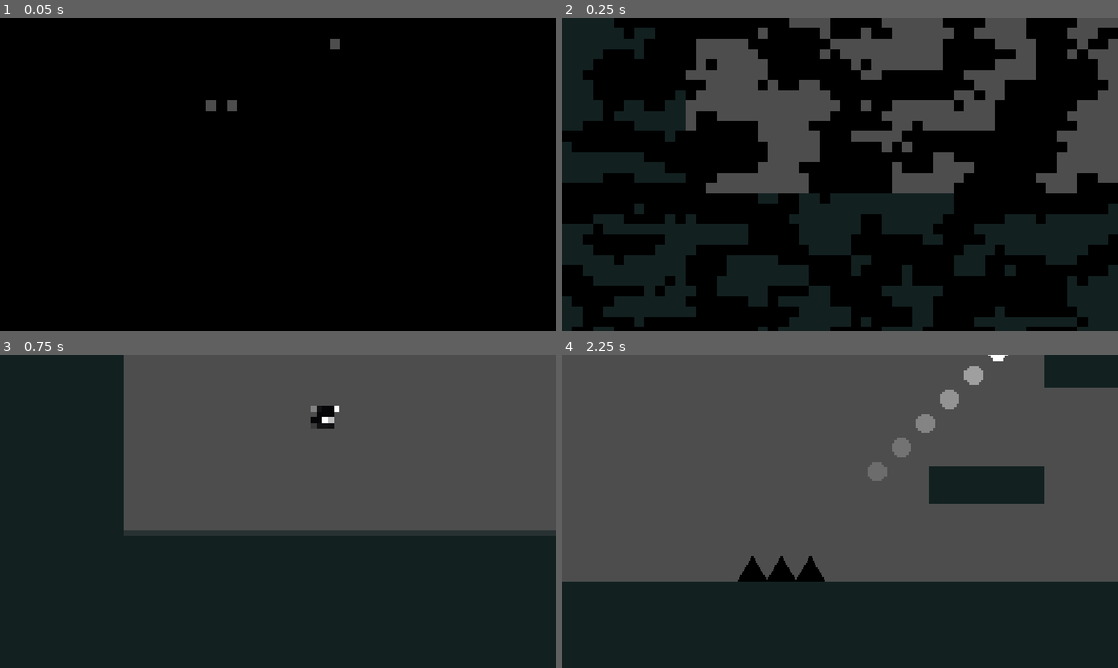
Above: before the commit, frames 1-4 (two rows, left to right).
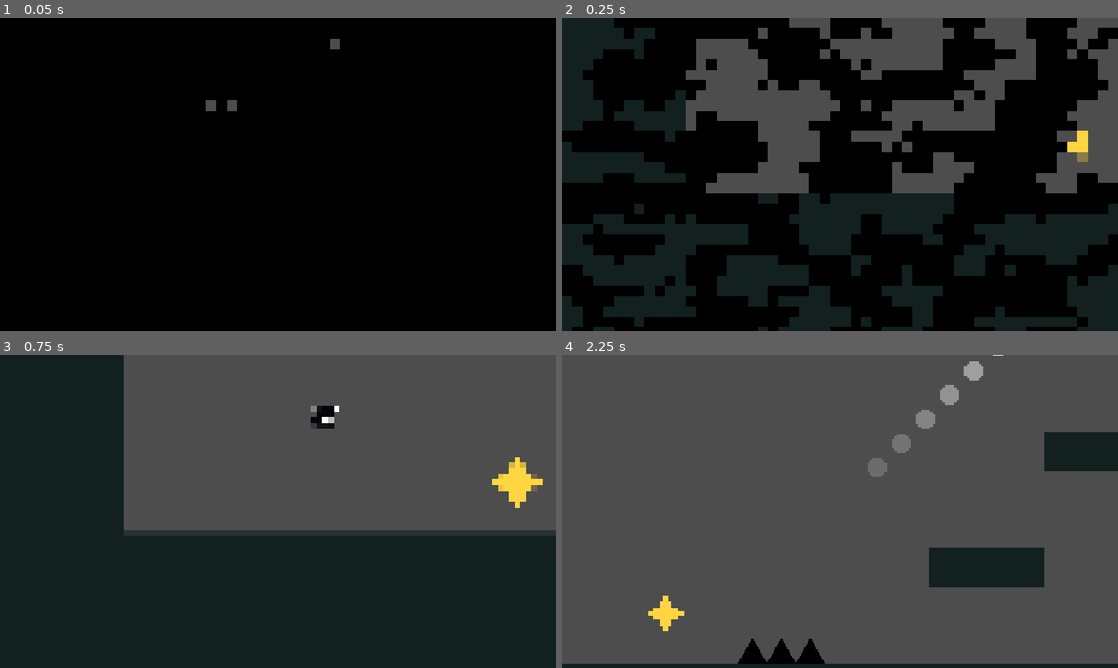
Above: after the commit, the same moments.

Repository: eyo25252525-collab/SPES
Game: Godot game, scene res://scenes/game.tscn
Same seed, same stepped clock (60 frames per second), same inputs: the game is played once before the commit and once after it.
Inputs (mouse positions are in pixels of both pictures, inside the frame that each line leads up to):
- Up to frame 1 (0.05 s): no input
- Up to frame 2 (0.25 s): no input
- Up to frame 3 (0.75 s): move the mouse to (400, 495) at 0.52 s; hold D (right) from 0.53 s (still down); hold Space (jump) from 0.53 s (still down)
- Up to frame 4 (2.25 s): move the mouse to (728, 527) at 1.27 s; release Space (jump) at 1.28 s; tap Shift (dash) at 1.35 s; tap Space (jump) at 1.52, 1.55, 1.82 s; move the mouse to (895, 442) at 2.02 s; release D (right) at 2.03 s; hold A (left) from 2.03 s (still down); hold Right mouse button (roll) from 2.03 s (still down)

Frame 1 is identical in both runs. In frame 2, 0.3% of the frame differs, in the area x 90-95%, y 36-46%; in frame 3, 0.7%; in frame 4, 35%, in the area x 0-100%, y 0-99%.

Commit message:
Ajout Double Jump

Diff:
--- a/scenes/game.tscn
+++ b/scenes/game.tscn
@@ -5,6 +5,7 @@
 [ext_resource type="PackedScene" uid="uid://d2mcwhgtdg1bo" path="res://scenes/fade.tscn" id="3_lnu2h"]
 [ext_resource type="PackedScene" uid="uid://bjqf5hfmnplsg" path="res://scenes/kill_zone.tscn" id="4_lbhrr"]
 [ext_resource type="PackedScene" uid="uid://ix60vykx1pq8" path="res://scenes/spike.tscn" id="5_iywne"]
+[ext_resource type="PackedScene" uid="uid://bxfv3bar04ujw" path="res://scenes/star.tscn" id="6_p57ef"]
 
 [sub_resource type="TileSetAtlasSource" id="TileSetAtlasSource_lnu2h"]
 texture = ExtResource("2_yqjtg")
@@ -20,17 +21,7 @@
 
 @onready var fade: Fade = $\"../Fade\"
 
-# Called when the node enters the scene tree for the first time.
-func _ready() -> void:
-	pass # Replace with function body.
-
-
-# Called every frame. 'delta' is the elapsed time since the previous frame.
-func _process(delta: float) -> void:
-	pass
-
-
-func _on_area_2d_area_entered(area: Area2D) -> void:
+func _on_area_2d_area_entered(_area: Area2D) -> void:
 	fade.animation_player.play(\"fade_in\")
 	await fade.animation_player.animation_finished
 	get_tree().reload_current_scene()
@@ -43,17 +34,6 @@
 [node name="Player" parent="." unique_id=272197465 instance=ExtResource("1_uwrxv")]
 position = Vector2(0, -23)
 collision_layer = 3
-
-[node name="Camera2D" type="Camera2D" parent="Player" unique_id=1598183526]
-zoom = Vector2(5, 5)
-limit_bottom = 40
-limit_smoothed = true
-position_smoothing_enabled = true
-drag_horizontal_enabled = true
-drag_vertical_enabled = true
-drag_top_margin = 0.6
-editor_draw_limits = true
-editor_draw_drag_margin = true
 
 [node name="TileMap" type="TileMap" parent="." unique_id=621713518]
 tile_set = SubResource("TileSet_8llua")
@@ -127,3 +107,9 @@
 
 [node name="Spike20" parent="." unique_id=937907127 instance=ExtResource("5_iywne")]
 position = Vector2(584, -7)
+
+[node name="Star" parent="." unique_id=1229019663 instance=ExtResource("6_p57ef")]
+position = Vector2(1367, -106)
+
+[node name="Star2" parent="." unique_id=318109961 instance=ExtResource("6_p57ef")]
+position = Vector2(99, -37)
--- a/scenes/player.tscn
+++ b/scenes/player.tscn
@@ -257,6 +257,7 @@
 color_ramp = SubResource("GradientTexture1D_qhqgy")
 
 [node name="Spes" type="CharacterBody2D" unique_id=272197465]
+z_index = 1
 script = ExtResource("1_g2els")
 
 [node name="DashParticles" type="GPUParticles2D" parent="." unique_id=1826094889]
@@ -294,6 +295,17 @@
 amount = 15
 process_material = SubResource("ParticleProcessMaterial_8llua")
 
+[node name="Camera2D" type="Camera2D" parent="." unique_id=1329324376]
+zoom = Vector2(5, 5)
+limit_bottom = 40
+limit_smoothed = true
+position_smoothing_enabled = true
+drag_horizontal_enabled = true
+drag_vertical_enabled = true
+drag_top_margin = 0.6
+editor_draw_limits = true
+editor_draw_drag_margin = true
+
 [connection signal="body_entered" from="Area2D" to="." method="_on_area_2d_body_entered"]
 [connection signal="body_exited" from="Area2D" to="." method="_on_area_2d_body_exited"]
 [connection signal="timeout" from="Timer" to="." method="_on_timer_timeout"]
--- /dev/null
+++ b/scenes/star.tscn
@@ -0,0 +1,37 @@
+[gd_scene format=3 uid="uid://bxfv3bar04ujw"]
+
+[ext_resource type="Texture2D" uid="uid://dh2rjgpj7fcas" path="res://assets/Stars/NormalStar.png" id="1_mcqwg"]
+[ext_resource type="Script" uid="uid://dwdnk3vdm4gmr" path="res://scripts/star.gd" id="2_j6vao"]
+
+[sub_resource type="CircleShape2D" id="CircleShape2D_1vivr"]
+radius = 7.0
+
+[sub_resource type="ParticleProcessMaterial" id="ParticleProcessMaterial_j6vao"]
+lifetime_randomness = 1.0
+particle_flag_disable_z = true
+emission_shape = 3
+emission_box_extents = Vector3(3, 1, 1)
+angle_min = -720.0
+angle_max = 720.0
+gravity = Vector3(0, 20, 0)
+scale_max = 2.0
+color = Color(1, 0.8352941, 0.25490198, 1)
+hue_variation_min = 0.089999974
+hue_variation_max = 0.089999974
+
+[node name="Star" type="Sprite2D" unique_id=1229019663]
+texture = ExtResource("1_mcqwg")
+script = ExtResource("2_j6vao")
+
+[node name="Area2D" type="Area2D" parent="." unique_id=1389467023]
+
+[node name="CollisionShape2D" type="CollisionShape2D" parent="Area2D" unique_id=936433441]
+shape = SubResource("CircleShape2D_1vivr")
+
+[node name="StarParticles" type="GPUParticles2D" parent="." unique_id=653409332]
+visible = false
+z_index = -1
+scale = Vector2(2.5599997, 1)
+amount = 24
+lifetime = 1.5
+process_material = SubResource("ParticleProcessMaterial_j6vao")
--- a/scripts/kill_zone.gd
+++ b/scripts/kill_zone.gd
@@ -7,14 +7,14 @@
 const JUMP_POWER = -300
 var triggered = false
 
-func _on_body_entered(body: Node2D) -> void:
+func _on_body_entered(body: CharacterBody2D) -> void:
 	if triggered:
 		return
 	triggered = true
 	fade.animation_player.play("fade_in")
 	Engine.time_scale = 0.5
 	body.get_node("CollisionShape2D").queue_free()
-
+	body.velocity.y = JUMP_POWER
 	# Rotation infinie du body
 	var tween := body.create_tween().set_loops()
 	tween.tween_property(body, "rotation", TAU, SPIN_DURATION).as_relative()
--- a/scripts/player.gd
+++ b/scripts/player.gd
@@ -2,6 +2,9 @@
 
 const SPEED = 100.0
 const JUMP_VELOCITY = -300.0
+const SECOND_JUMP_VELOCITY = -300
+
+var has_second_jump = false
 const DASH_SPEED = 500   # vitesse pendant le dash (à ajuster)
 const VERTICAL_ROLL_VELOCITY = -300.0
 const HORIZONTAL_ROLL_VELOCITY = 300.0
@@ -24,6 +27,7 @@
 func _ready() -> void:
 	canDash = true
 	canRoll = true
+	has_second_jump = false
 
 func _physics_process(delta: float) -> void:
 
@@ -31,11 +35,15 @@
 	if is_on_floor() and !isDashing and !isRolling:
 		canDash = true
 		canRoll = true
+		has_second_jump = false
 
 	# Gravité
 	if not is_on_floor() and !isDashing and !isRolling:
 		velocity += get_gravity() * delta
 		animated_sprite_2d.play("jump")
+		if  Input.is_action_just_pressed("jump") and !has_second_jump:
+			velocity.y = SECOND_JUMP_VELOCITY
+			has_second_jump = true
 
 	# --- Démarrage ---
 	if Input.is_action_just_pressed("dash") and canDash and !isRolling:
@@ -74,8 +82,9 @@
 		roll_particles.emitting = false
 
 	# Saut
-	if Input.is_action_just_pressed("jump") and is_on_floor() and !isDashing and !isRolling:
+	if Input.is_action_pressed("jump") and is_on_floor() and !isDashing and !isRolling:
 		velocity.y = JUMP_VELOCITY
+
 
 	# Déplacement normal
 	var direction := Input.get_axis("left", "right")
--- /dev/null
+++ b/scripts/star.gd
@@ -0,0 +1,10 @@
+extends Sprite2D
+
+func _ready() -> void:
+	var tween = create_tween()
+	tween.set_loops() # boucle infinie
+	tween.set_trans(Tween.TRANS_QUAD)
+	tween.set_ease(Tween.EASE_IN_OUT)
+	var base_scale = scale
+	tween.tween_property(self, "scale", base_scale * 1.5, 1)
+	tween.tween_property(self, "scale", base_scale, 1)
Binary file added: assets/Stars/NormalStar.png
Not shown, added: assets/Stars/NormalStar.png.import
Not shown, added: scripts/star.gd.uid
Not shown, added: scenes/game.tscn438186907.tmp
